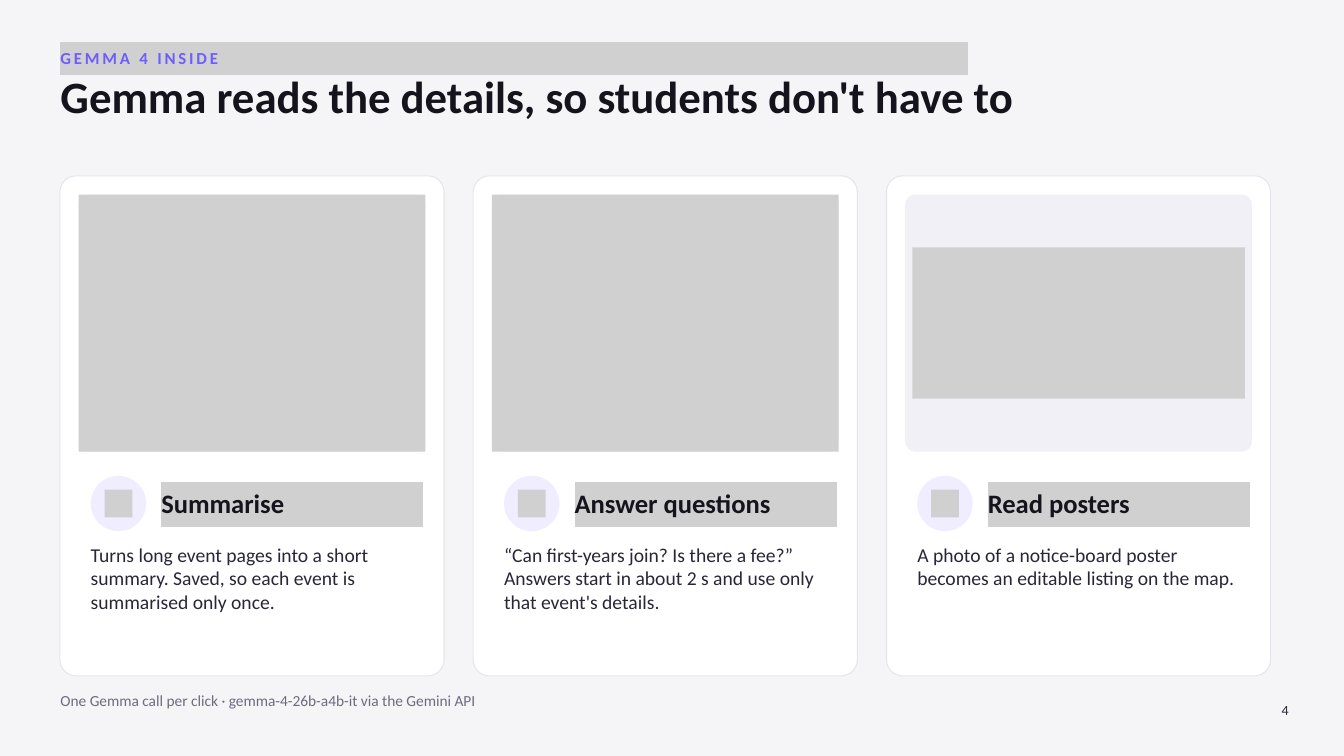
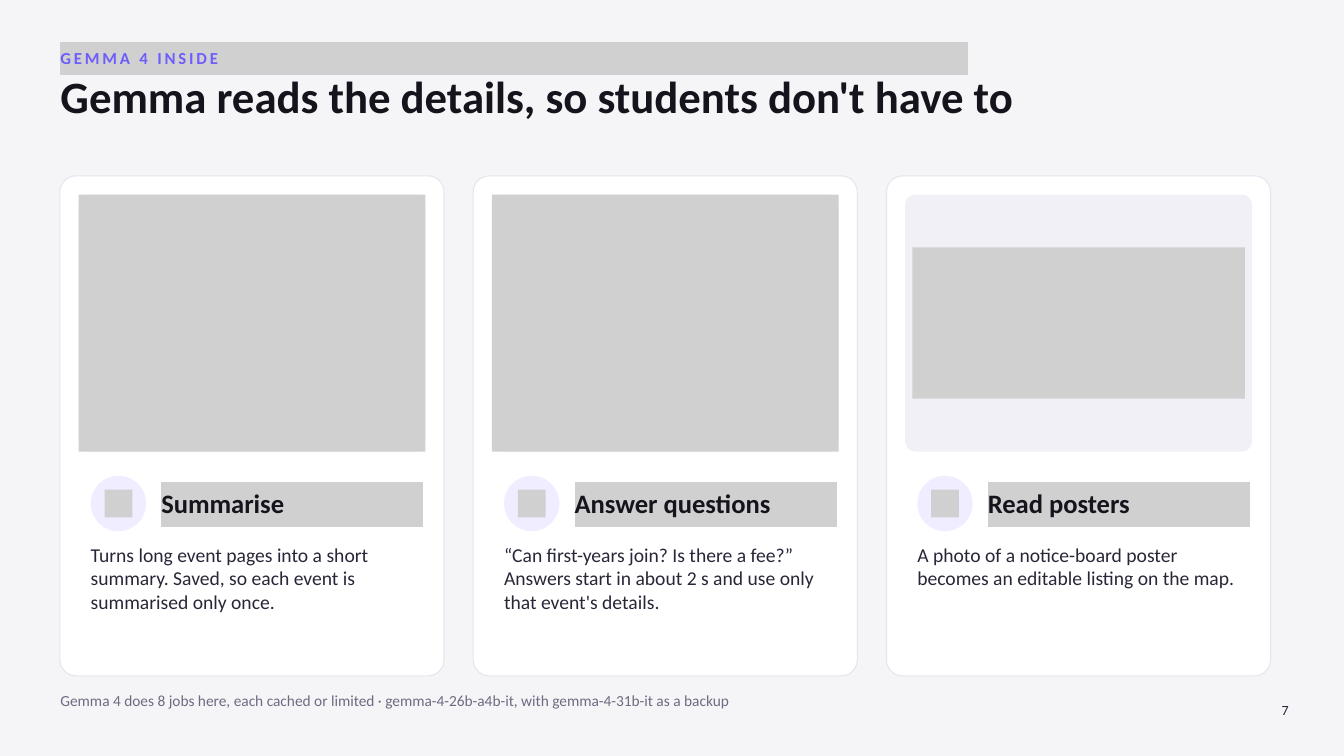
Before and after one commit to DivyanshBhandary/HackFindr, a slide deck: slide 7 of docs/HackFindr_presentation.pptx (slide 4 before the commit). Drawn at 1344x756 pixels with LibreOffice and Linux fonts; fonts in the diff are those of the drawing; grey boxes stand for pictures. Boxes give left, top, right and bottom in pixels: in the first picture for what was removed or moved away, otherwise in the second. Text is boxed around its words. In the diff, an @@ line names an element or a change of style, - is before the commit and + after.

```diff
--- a/docs/HackFindr_presentation.pptx
+++ b/docs/HackFindr_presentation.pptx
@@ text at (x1=60, y1=695, x2=729, y2=709): text changed @@
-One Gemma call per click · gemma-4-26b-a4b-it via the Gemini API
+Gemma 4 does 8 jobs here, each cached or limited · gemma-4-26b-a4b-it, with gemma-4-31b-it as a backup
@@ text at (x1=1282, y1=706, x2=1289, y2=715): text changed @@
-4
+7
```
Also in this commit, not shown: 5 other slides changed, 5 slides added, 20 other files.
